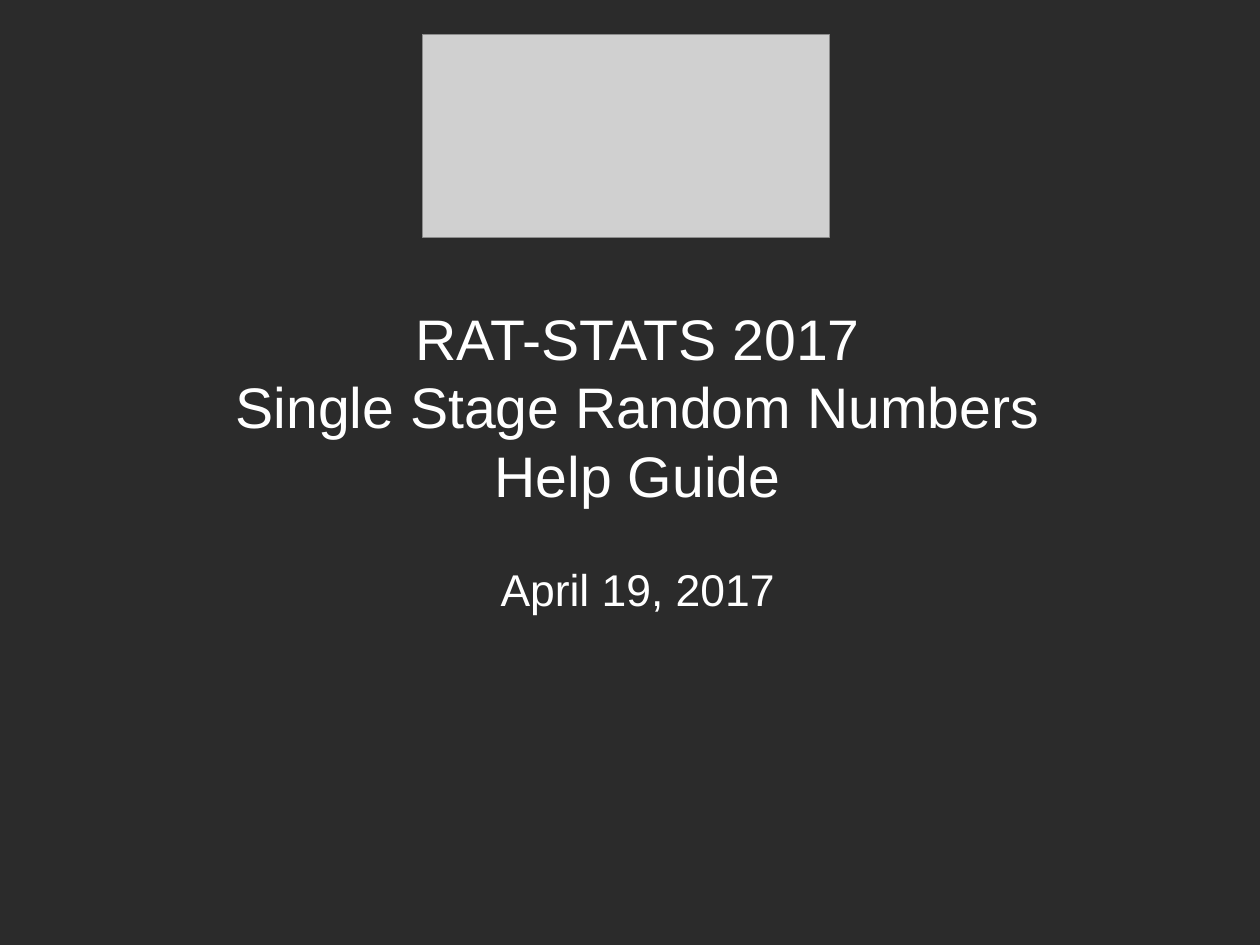
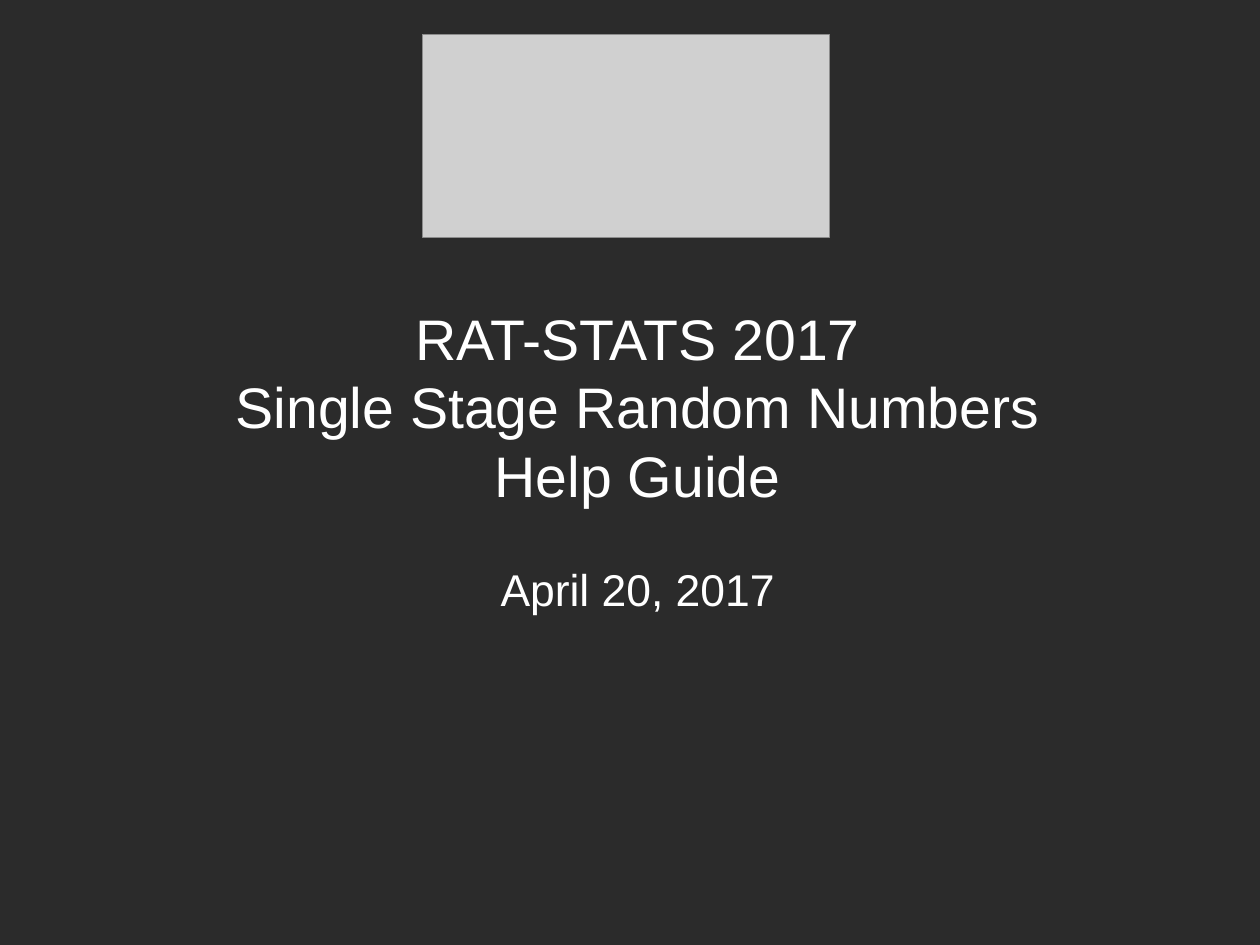
Before and after one commit to cbtek/RStats2017, a slide deck: slide 1 of submission/rstats_help/rstats_ssrn.odp. Drawn at 1260x945 pixels with LibreOffice and Linux fonts; fonts in the diff are those of the drawing; grey boxes stand for pictures; background and template pictures are left out; a plain dark background stands for a picture behind light text. Boxes give left, top, right and bottom in pixels: in the first picture for what was removed or moved away, otherwise in the second. Text is boxed around its words. In the diff, an @@ line names an element or a change of style, - is before the commit and + after.

```diff
--- a/submission/rstats_help/rstats_ssrn.odp
+++ b/submission/rstats_help/rstats_ssrn.odp
@@ title at (236,320,1039,615): text changed @@
-RAT-STATS 2017
-Single Stage Random Numbers
-Help Guide
-April 19, 2017
+RAT-STATS 2017
+Single Stage Random Numbers
+Help Guide
+April 20, 2017
```
Also in this commit, not shown: 1 other slide changed, 16 other files.
